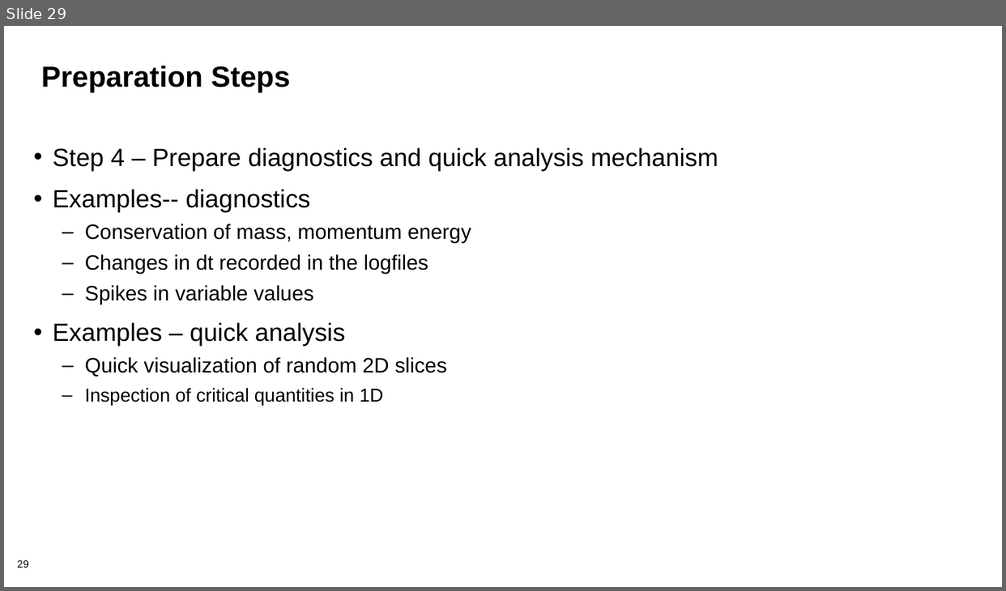
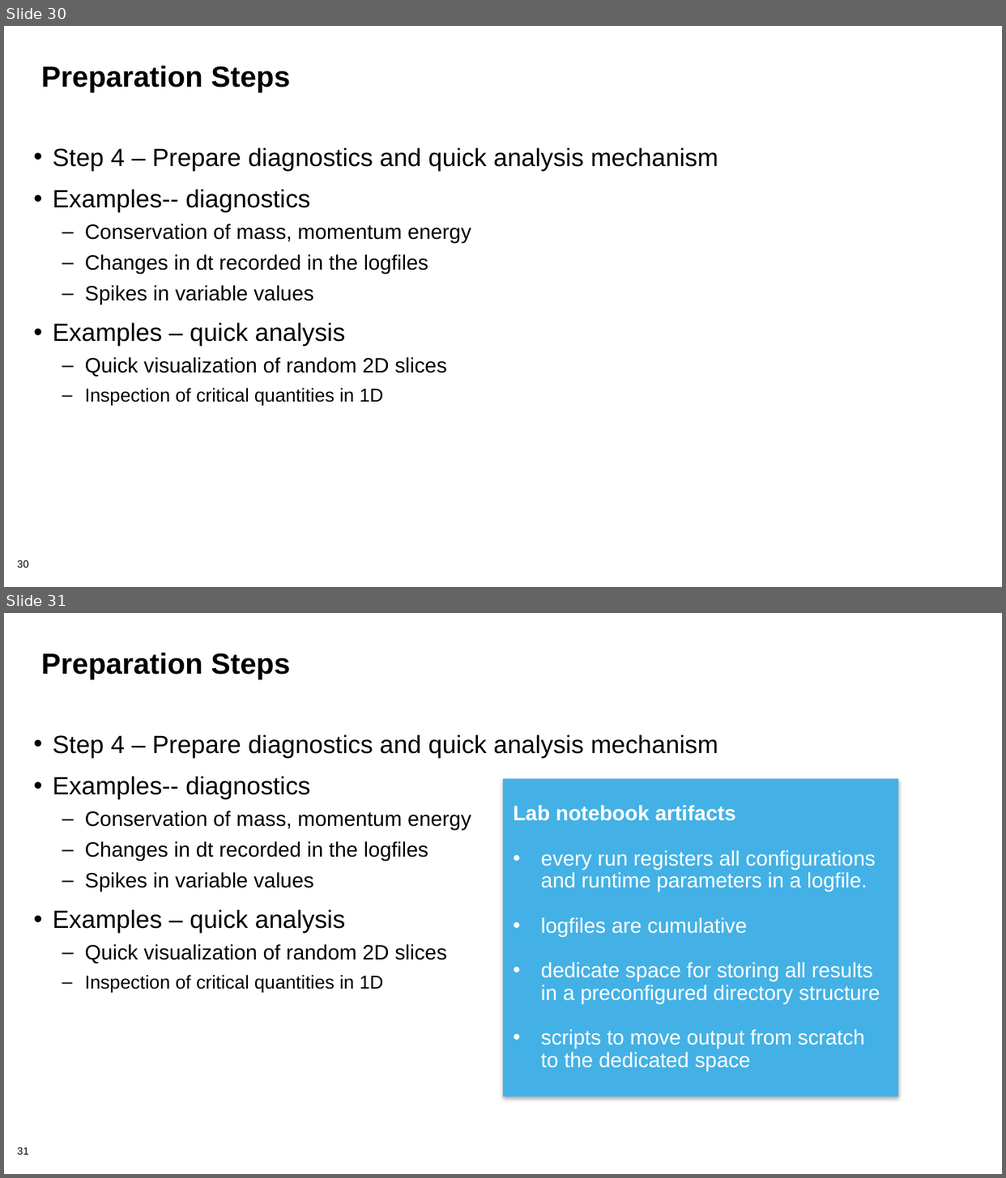
Before and after one commit to bssw-tutorial/presentations, a slide deck: computational-expts.pptx. Shown one above the other, each under a label of ours: slide 29 before the commit, slides 30 and 31 after it. The pictures are 1006x591 and 1006x1178 pixels, drawn with LibreOffice and Linux fonts; fonts in the diff are those of the drawing; background and template pictures are left out. Boxes give left, top, right and bottom in pixels: in the first picture for what was removed or moved away, otherwise in the second. Text is boxed around its words. In the diff, an @@ line names an element or a change of style, - is before the commit and + after.

```diff
--- a/computational-expts.pptx
+++ b/computational-expts.pptx
@@ slide 31 added at <box>4,613,1002,1174</box>, background #FFFFFF; not listed: 1 template element that a slide beside it also shows @@
@@ title added at <box>41,653,291,679</box>, 28 pt, text #000000, bold @@
+Preparation Steps
@@ text added at <box>53,735,718,993</box>, 20 pt, text #000000 @@
+• Step 4 – Prepare diagnostics and quick analysis mechanism
+• Examples-- diagnostics
+  – Conservation of mass, momentum energy
+  – Changes in dt recorded in the logfiles
+  – Spikes in variable values
+• Examples – quick analysis
+  – Quick visualization of random 2D slices
+  – Inspection of critical quantities in 1D
@@ rectangle added at <box>503,778,898,1097</box>, fill #43B1E5, 20 pt, text #FFFFFF @@
+Lab notebook artifacts
+• every run registers all configurations and runtime parameters in a logfile.
+• logfiles are cumulative
+• dedicate space for storing all results in a preconfigured directory structure
+• scripts to move output from scratch to the dedicated space
@@ what was slide 29 is now slide 30 @@
@@ page number at <box>17,561,28,568</box>: text changed @@
-29
+30
```
Also in this commit, not shown: 5 slides changed, 4 other slides added, 1 slide removed.
